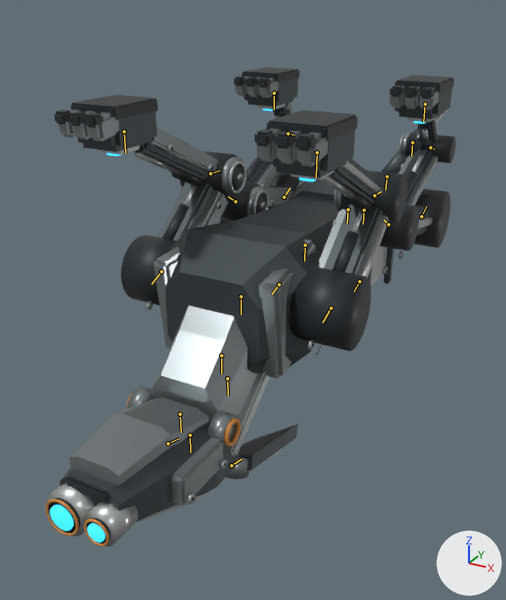
The Blender file source/blender/a6-reckon-k9.blend: old version first, new version second.
Before and after are seen from a 50 mm lens placed at (0.565, -1.235, 0.776), pointed at (-0.065, -0.09, 0.203). The lights are fixed; the arrows at lower right show +X, +Y and +Z. The older version comes first. Both versions are drawn at frame 144 of the action 'Roll_Over'; the numbers are the values there. The bones that change, and the others that lie on the model, are drawn over the model as lines.

Names of what the first picture shows: 'RECKON_SKIN'.
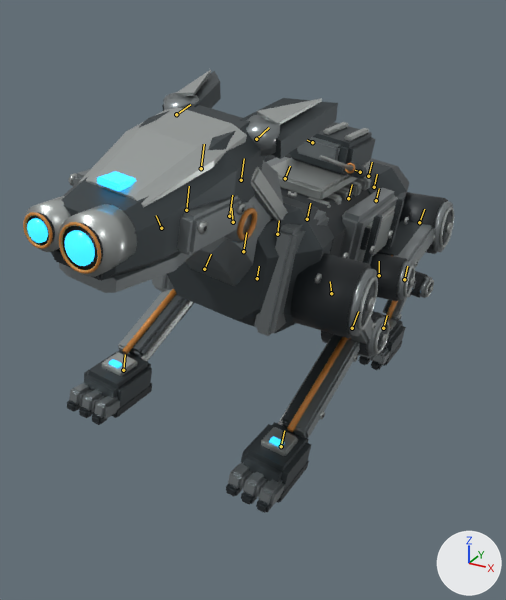
Changed parts and their boxes [x1, y1, x2, y2] in the pictures (506 x 600 px):
'RECKON_SKIN', posed (8% shorter)
    before: [45, 67, 456, 547]
    after: [23, 70, 454, 513]
bone 'BODY', root to tip
    before: (348, 209) to (347, 224)
    after: (348, 198) to (352, 184)
bone 'EAR_L', root to tip
    before: (168, 443) to (179, 438)
    after: (256, 139) to (269, 127)
bone 'EAR_R', root to tip
    before: (231, 465) to (241, 459)
    after: (176, 114) to (190, 104)
bone 'UPPER_FL', root to tip
    before: (161, 271) to (151, 284)
    after: (331, 293) to (330, 281)
bone 'LOWER_FL', root to tip
    before: (210, 173) to (219, 170)
    after: (352, 328) to (358, 311)
bone 'PAW_FL', root to tip
    before: (124, 131) to (125, 153)
    after: (281, 446) to (284, 430)
bone 'UPPER_FR', root to tip
    before: (331, 308) to (322, 322)
    after: (161, 228) to (156, 215)
bone 'LOWER_FR', root to tip
    before: (374, 195) to (381, 191)
    after: (204, 269) to (211, 254)
bone 'PAW_FR', root to tip
    before: (317, 152) to (316, 177)
    after: (123, 370) to (125, 354)
bone 'TAIL_1', root to tip
    before: (364, 210) to (363, 224)
    after: (368, 176) to (372, 162)
bone 'TAIL_2', root to tip
    before: (387, 176) to (385, 190)
    after: (374, 187) to (377, 174)
bone 'TAIL_3', root to tip
    before: (412, 142) to (411, 156)
    after: (376, 200) to (379, 188)
bone 'UPPER_HL', root to tip
    before: (284, 197) to (290, 188)
    after: (419, 222) to (424, 209)
bone 'LOWER_HL', root to tip
    before: (235, 201) to (228, 196)
    after: (379, 275) to (379, 261)
bone 'HOCK_HL', root to tip
    before: (288, 133) to (294, 135)
    after: (404, 279) to (407, 266)
bone 'PAW_HL', root to tip
    before: (274, 93) to (274, 109)
    after: (383, 328) to (387, 315)
bone 'UPPER_HR', root to tip
    before: (421, 216) to (426, 206)
    after: (285, 178) to (290, 166)
bone 'LOWER_HR', root to tip
    before: (388, 224) to (384, 220)
    after: (233, 222) to (231, 208)
bone 'HOCK_HR', root to tip
    before: (430, 147) to (434, 149)
    after: (277, 234) to (279, 220)
bone 'PAW_HR', root to tip
    before: (425, 104) to (423, 122)
    after: (257, 278) to (259, 266)

What the commit changed:
Bone 'BODY' (bone_body) moves from (0.0, -0.205, 0.0) to (0.0, -0.18, 0.0).
Bone 'BODY' (bone_body) turns from (0, 0, -180) to (0, 0, -10) degrees about its own x, y and z.
Bone 'EAR_L' (bone_ear_l) turns from (-74, 0, 0) to (-72, 0, 0) degrees about its own x, y and z.
Bone 'EAR_R' (bone_ear_r) turns from (-76, 0, 0) to (-73, 0, 0) degrees about its own x, y and z.
Bone 'UPPER_FL' (bone_upper_fl) turns from (-68, -180, 0) to (33, 4, 5) degrees about its own x, y and z.
Bone 'LOWER_FL' (bone_lower_fl) turns from (157, 0, 0) to (-73, -5, 6) degrees about its own x, y and z.
Bone 'PAW_FL' (bone_paw_fl) turns from (89, 180, 0) to (39, 7, -3) degrees about its own x, y and z.
Bone 'UPPER_FR' (bone_upper_fr) turns from (-68, -180, 0) to (33, 4, 5) degrees about its own x, y and z.
Bone 'LOWER_FR' (bone_lower_fr) turns from (157, 0, 0) to (-73, -5, 6) degrees about its own x, y and z.
Bone 'PAW_FR' (bone_paw_fr) turns from (89, 180, 0) to (39, 7, -3) degrees about its own x, y and z.
Bone 'TAIL_1' (bone_tail_1) turns from (0, 6, 0) to (0, 7, 0) degrees about its own x, y and z.
Bone 'TAIL_2' (bone_tail_2) turns from (0, 9, 0) to (0, 2, 0) degrees about its own x, y and z.
Bone 'TAIL_3' (bone_tail_3) turns from (0, 8, 0) to (0, -5, 0) degrees about its own x, y and z.
Bone 'UPPER_HL' (bone_upper_hl) turns from (-66, 0, 180) to (-43, -2, 9) degrees about its own x, y and z.
Bone 'LOWER_HL' (bone_lower_hl) turns from (125, 0, 0) to (59, 4, 3) degrees about its own x, y and z.
Bone 'HOCK_HL' (bone_hock_hl) turns from (-166, 0, 0) to (-15, -9, -2) degrees about its own x, y and z.
Bone 'PAW_HL' (bone_paw_hl) turns from (74, 180, 0) to (0, 5, -4) degrees about its own x, y and z.
Bone 'UPPER_HR' (bone_upper_hr) turns from (-66, 0, 180) to (-43, -2, 9) degrees about its own x, y and z.
Bone 'LOWER_HR' (bone_lower_hr) turns from (125, 0, 0) to (59, 4, 3) degrees about its own x, y and z.
Bone 'HOCK_HR' (bone_hock_hr) turns from (-166, 0, 0) to (-15, -9, -2) degrees about its own x, y and z.
Bone 'PAW_HR' (bone_paw_hr) turns from (74, 180, 0) to (0, 5, -4) degrees about its own x, y and z.
